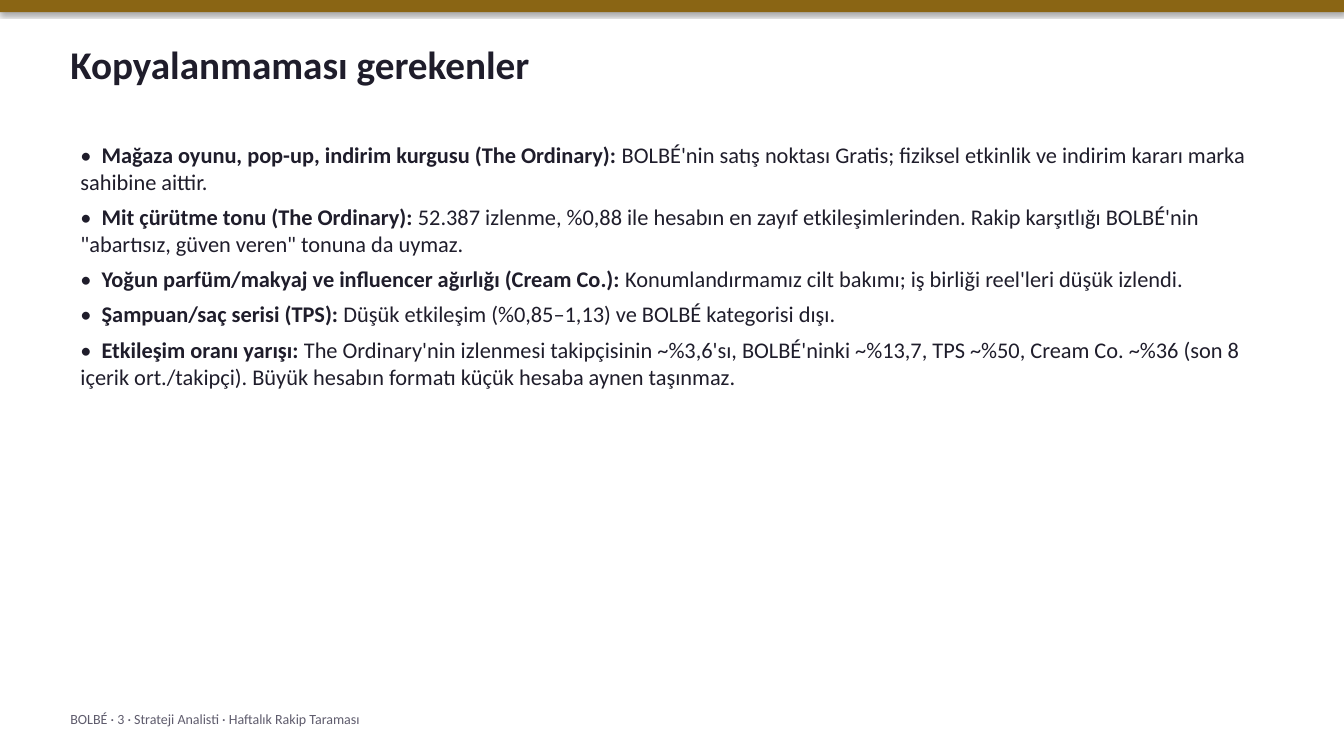
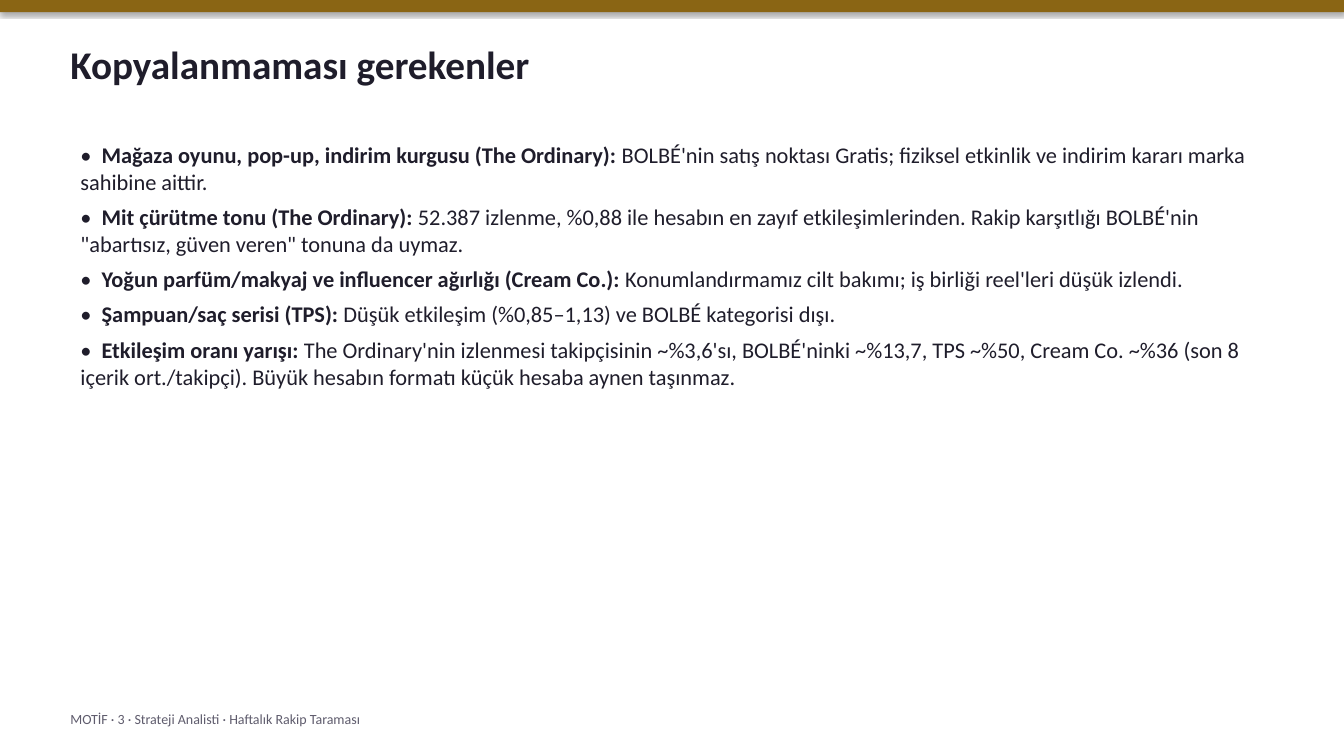
Before and after one commit to rumeysabnzz/ai-agent-team, a slide deck: slide 5 of apisiz/raporlar/2026-10-18-rakip-taramasi/sunum/3-strateji-analisti.pptx. Drawn at 1344x756 pixels with LibreOffice and Linux fonts; fonts in the diff are those of the drawing. Boxes give left, top, right and bottom in pixels: in the first picture for what was removed or moved away, otherwise in the second. Text is boxed around its words. In the diff, an @@ line names an element or a change of style, - is before the commit and + after.

```diff
--- a/apisiz/raporlar/2026-10-18-rakip-taramasi/sunum/3-strateji-analisti.pptx
+++ b/apisiz/raporlar/2026-10-18-rakip-taramasi/sunum/3-strateji-analisti.pptx
@@ text at (70,712,360,727): text changed @@
-BOLBÉ · 3 · Strateji Analisti · Haftalık Rakip Taraması
+MOTİF · 3 · Strateji Analisti · Haftalık Rakip Taraması
```
Also in this commit, not shown: 7 other slides changed, 16 other files.
